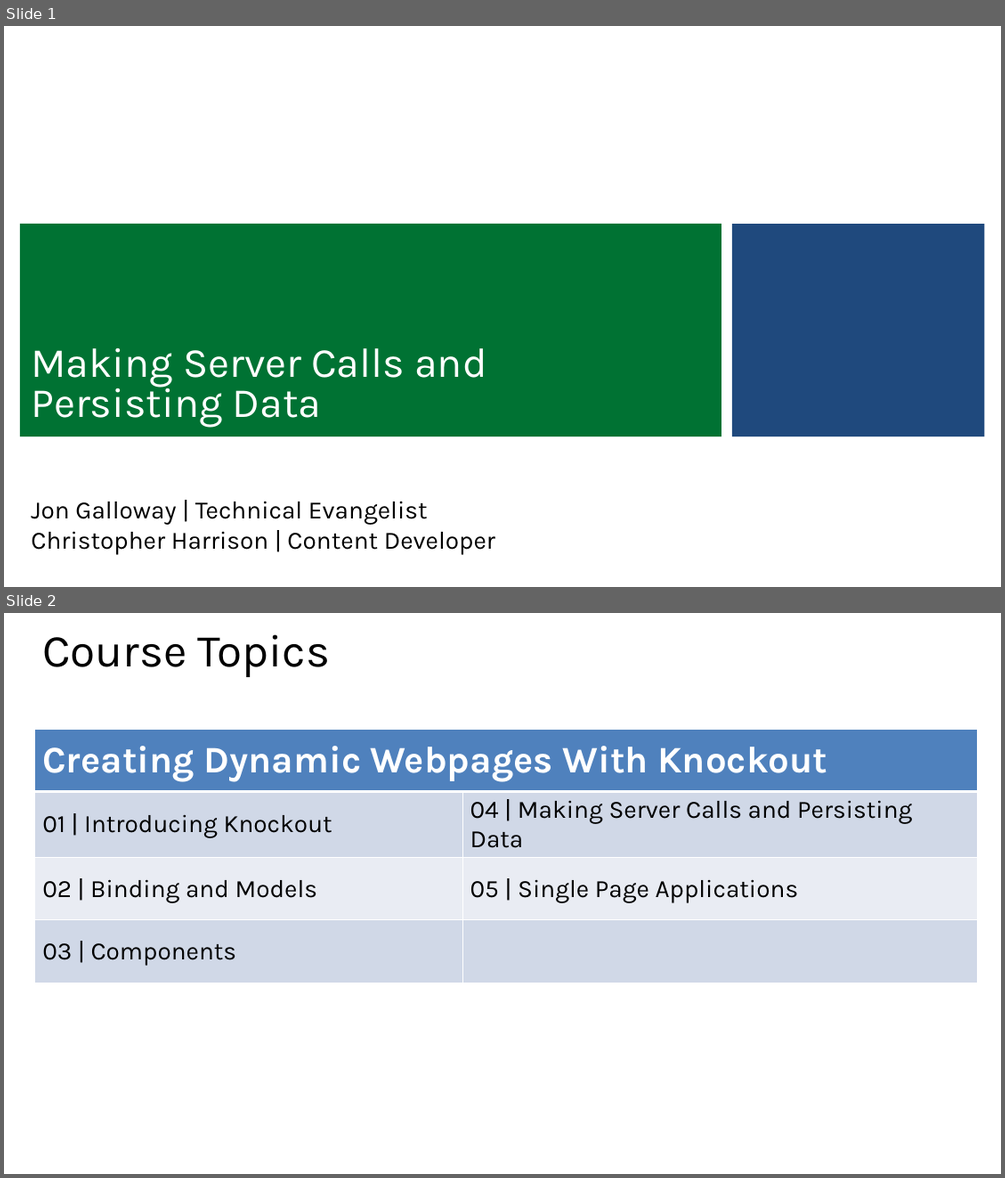
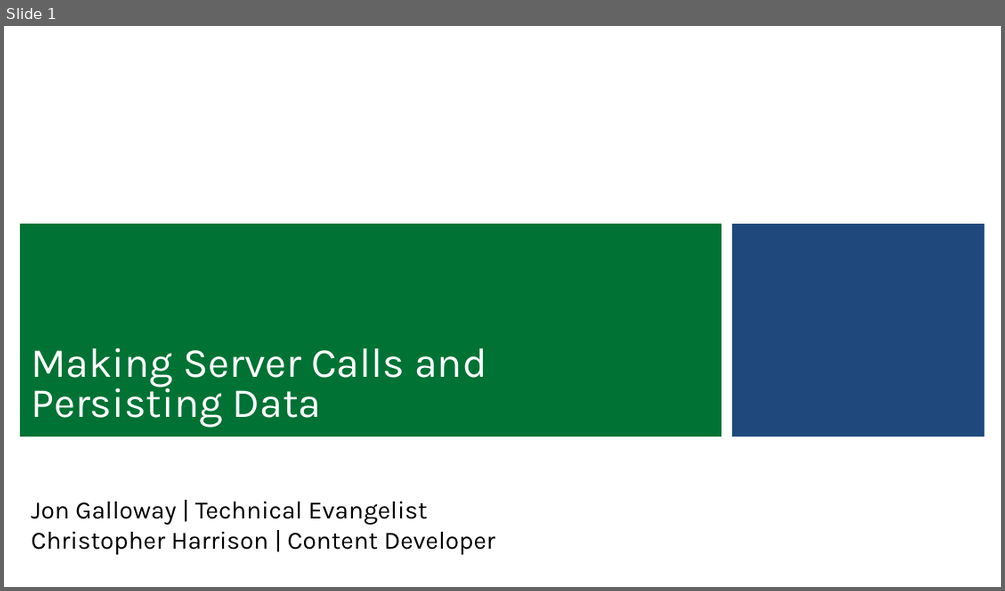
Before and after one commit to jongalloway/Knockout-MVA, a slide deck: Slides/4 - Making Server Calls and Persisting Data.pptx. Shown one above the other, each under a label of ours: slides 1 and 2 before the commit, slide 1 after it. The pictures are 1005x1178 and 1005x591 pixels, drawn with LibreOffice and Linux fonts; fonts in the diff are those of the drawing; background and template pictures are left out. Boxes give left, top, right and bottom in pixels: in the first picture for what was removed or moved away, otherwise in the second. Text is boxed around its words. In the diff, an @@ line names an element or a change of style, - is before the commit and + after.

```diff
--- a/Slides/4 - Making Server Calls and Persisting Data.pptx
+++ b/Slides/4 - Making Server Calls and Persisting Data.pptx
@@ slide 2 removed at [4, 613, 1001, 1174], background #FFFFFF @@
@@ title removed at [42, 634, 330, 677] @@
-Course Topics
@@ table removed at [34, 729, 978, 981], 4 rows, 2 columns @@
-Creating Dynamic Webpages With Knockout | 
-01 | Introducing Knockout | 04 | Making Server Calls and Persisting Data
-02 | Binding and Models | 05 | Single Page Applications
-03 | Components | 
```
Also in this commit, not shown: 3 slides added, 3 other files.
